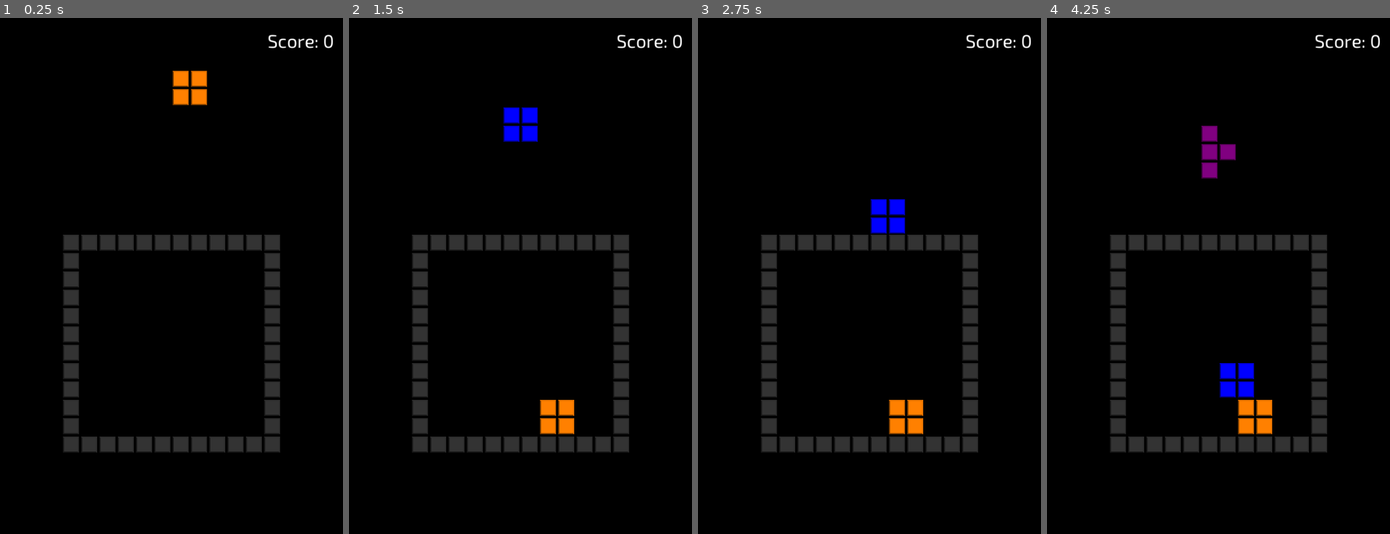
Above: before the commit, frames 1-4 (left to right).
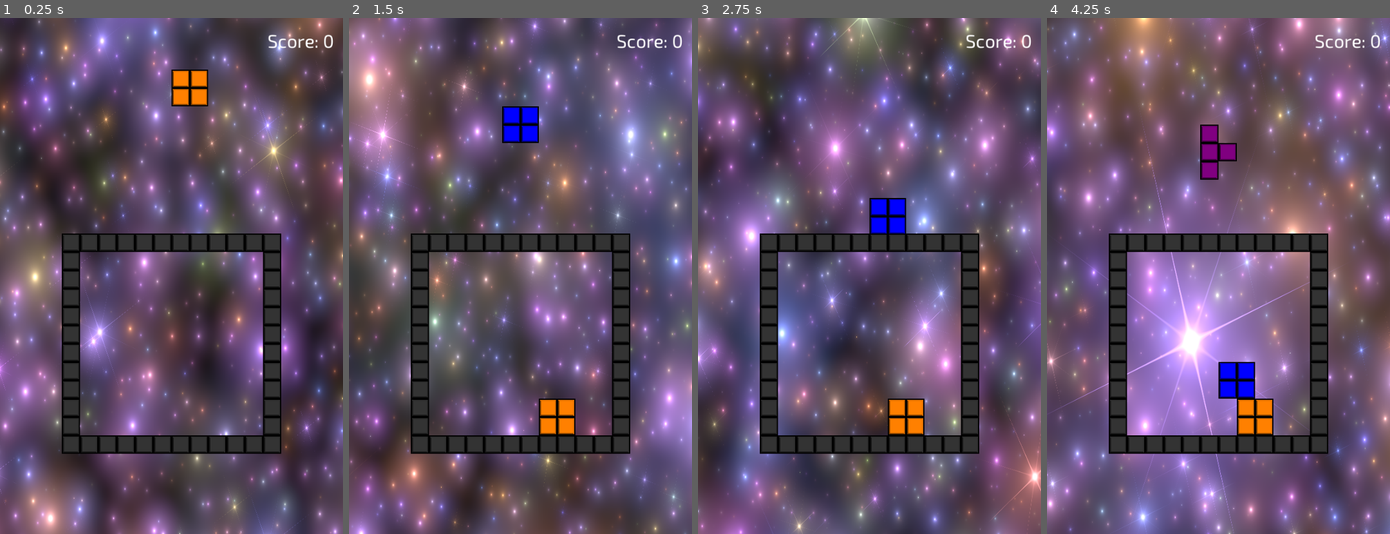
Above: after the commit, the same moments.

Repository: danielcannell/rotatris
Game: Godot game, scene res://Main.tscn
The game is run twice, just before and just after one commit, with the same random seed, the same clock (stepped at 60 frames per second) and the same inputs.
Inputs:
- Up to frame 1 (0.25 s): no input
- Up to frame 2 (1.5 s): hold Right (move_right) 0.53-1.28 s; tap Space (drop) at 0.6 s; hold Left (move_left) from 1.28 s (still down); tap Down (rotate_ccw) at 1.35 s
- Up to frame 3 (2.75 s): release Left (move_left) at 2.03 s; hold Right (move_right) from 2.03 s (still down); tap Up (rotate_cw) at 2.1 s
- Up to frame 4 (4.25 s): tap Space (drop) at 2.85 s; release Right (move_right) at 3.53 s; hold Left (move_left) from 3.53 s (still down); tap Down (rotate_ccw) at 3.6 s

The runs differ from the first frame. In frame 1, 91% of the frame differs, in the area x 0-100%, y 0-100%; in frame 2, 90%; in frame 3, 90%; in frame 4, 90%.

Commit message:
shader background

Diff:
--- /dev/null
+++ b/Art/background.gdshader
@@ -0,0 +1,84 @@
+shader_type canvas_item;
+
+uniform vec2 M = vec2(1.0);
+uniform float Tm = .02;
+
+
+mat2 Rot(float a) {
+    float s=sin(a), c=cos(a);
+    return mat2(vec2(c, -s), vec2(s, c));
+}
+
+
+float Star(vec2 uv, float flare) {
+	float d = length(uv);
+    float m = .05/d;
+
+    float rays = max(0., 1.-abs(uv.x*uv.y*1000.));
+    m += rays*flare;
+    uv *= Rot(3.1415/4.);
+    rays = max(0., 1.-abs(uv.x*uv.y*1000.));
+    m += rays*.3*flare;
+
+    m *= smoothstep(1., .2, d);
+    return m;
+}
+
+float Hash21(vec2 p) {
+    p = fract(p*vec2(123.34, 456.21));
+    p += dot(p, p+45.32);
+    return fract(p.x*p.y);
+}
+
+
+vec3 StarLayer(vec2 uv) {
+	vec3 col = vec3(0);
+
+    vec2 gv = fract(uv)-.5;
+    vec2 id = floor(uv);
+
+    for(int y=-1;y<=1;y++) {
+    	for(int x=-1;x<=1;x++) {
+            vec2 offs = vec2(float(x), float(y));
+
+    		float n = Hash21(id+offs); // random between 0 and 1
+            float size = fract(n*345.32);
+
+    		float star = Star(gv-offs-vec2(n, fract(n*34.))+.5, smoothstep(.9, 1., size)*.6);
+
+            vec3 color = sin(vec3(.2, .3, .9)*fract(n*2345.2)*123.2)*.5+.5;
+            color = color*vec3(1,.25,1.+size)+vec3(.2, .2, .1)*2.;
+
+            star *= sin(TIME*3.+n*6.2831)*.5+1.;
+            col += star*size*color;
+        }
+    }
+    return col;
+}
+
+
+void fragment(){
+    float NUM_LAYERS = 4.;
+
+    vec2 uv = UV;
+
+    float t = TIME*Tm;
+
+    uv += M*0.1;
+
+    uv *= Rot(t);
+    vec3 col = vec3(0);
+
+    for(float i=0.; i<1.; i+=1./NUM_LAYERS) {
+    	float depth = fract(i+t);
+
+        float scale = mix(20., .5, depth);
+        float fade = depth*smoothstep(1., .9, depth);
+        col += StarLayer(uv*scale+i*453.2-M)*fade;
+    }
+
+    col = pow(col, vec3(.4545));	// gamma correction
+
+    COLOR = vec4(col,1.0);
+
+}
--- a/Main.tscn
+++ b/Main.tscn
@@ -1,13 +1,20 @@
-[gd_scene load_steps=4 format=2]
+[gd_scene load_steps=6 format=2]
 
 [ext_resource path="res://Main.gd" type="Script" id=1]
 [ext_resource path="res://Playfield.gd" type="Script" id=2]
 [ext_resource path="res://ui_font.tres" type="DynamicFont" id=3]
+[ext_resource path="res://Art/background.gdshader" type="Shader" id=4]
+
+[sub_resource type="ShaderMaterial" id=2]
+shader = ExtResource( 4 )
+shader_param/M = Vector2( 0.1, 0.787 )
+shader_param/Tm = 1.924
 
 [node name="Main" type="Node2D"]
 script = ExtResource( 1 )
 
 [node name="Background" type="ColorRect" parent="."]
+material = SubResource( 2 )
 margin_right = 600.0
 margin_bottom = 900.0
 color = Color( 0, 0, 0, 1 )
Binary file removed: Art/background.png
